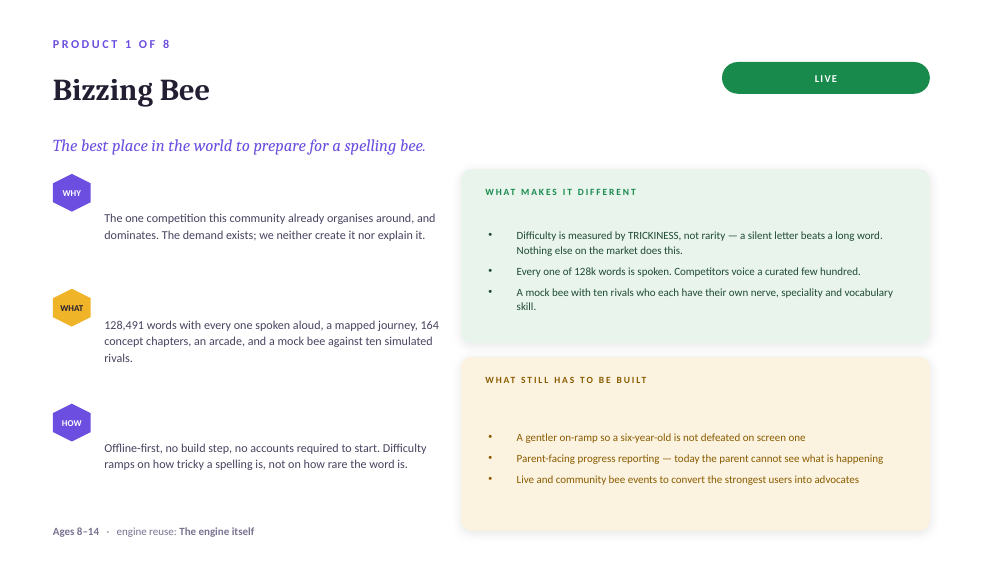
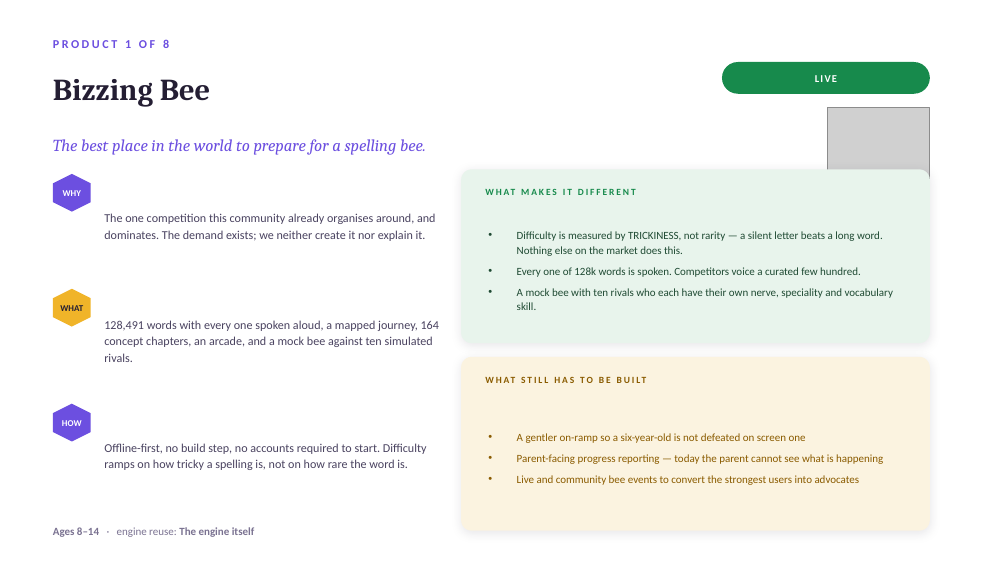
Before and after one commit to aayuvis/Bizzing-Bee, a slide deck: slide 9 of strategy/Bizzing-Strategy-Org.pptx. Drawn at 1008x567 pixels with LibreOffice and Linux fonts; fonts in the diff are those of the drawing; grey boxes stand for pictures. Boxes give left, top, right and bottom in pixels: in the first picture for what was removed or moved away, otherwise in the second. Text is boxed around its words. In the diff, an @@ line names an element or a change of style, - is before the commit and + after.

```diff
--- a/strategy/Bizzing-Strategy-Org.pptx
+++ b/strategy/Bizzing-Strategy-Org.pptx
@@ picture added at (x1=828, y1=107, x2=930, y2=209) @@
```
Also in this commit, not shown: 10 other slides changed, 8 slides added, 1 slide removed, 1 other file.
